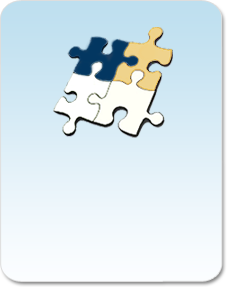
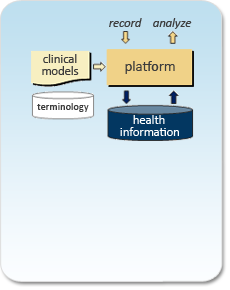
Layered file, before and after one edit (230 x 290). Changes by layer:
removed layer "Vrstva 2" over [68, 35, 139, 84]
removed layer "Vrstva 3" over [113, 27, 172, 91]
removed layer "Vrstva 1" over [53, 27, 173, 138]
added layer "platform" above "information" over [125, 61, 175, 74]
added layer "information" above "health" over [120, 127, 179, 136]
added layer "health" above "terminology" over [133, 115, 165, 124]
added layer "terminology" above "models" over [37, 103, 89, 112]
added layer "models" above "clinical" over [42, 66, 79, 75]
added layer "clinical" above "analyze" over [43, 54, 77, 63]
added layer "analyze" above "record" over [153, 18, 192, 29]
added layer "record" above "Vrstva 7" over [109, 18, 142, 27]
added layer "Vrstva 7" above "Vrstva 6" over [31, 31, 194, 141]
